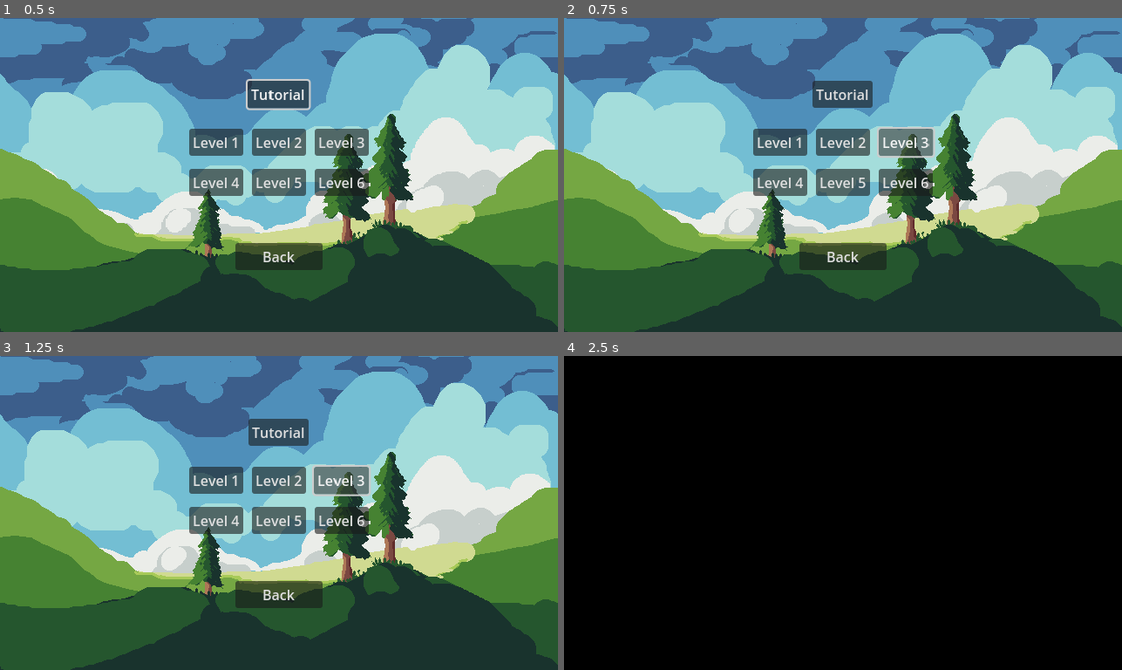
Above: before the commit, frames 1-4 (two rows, left to right).
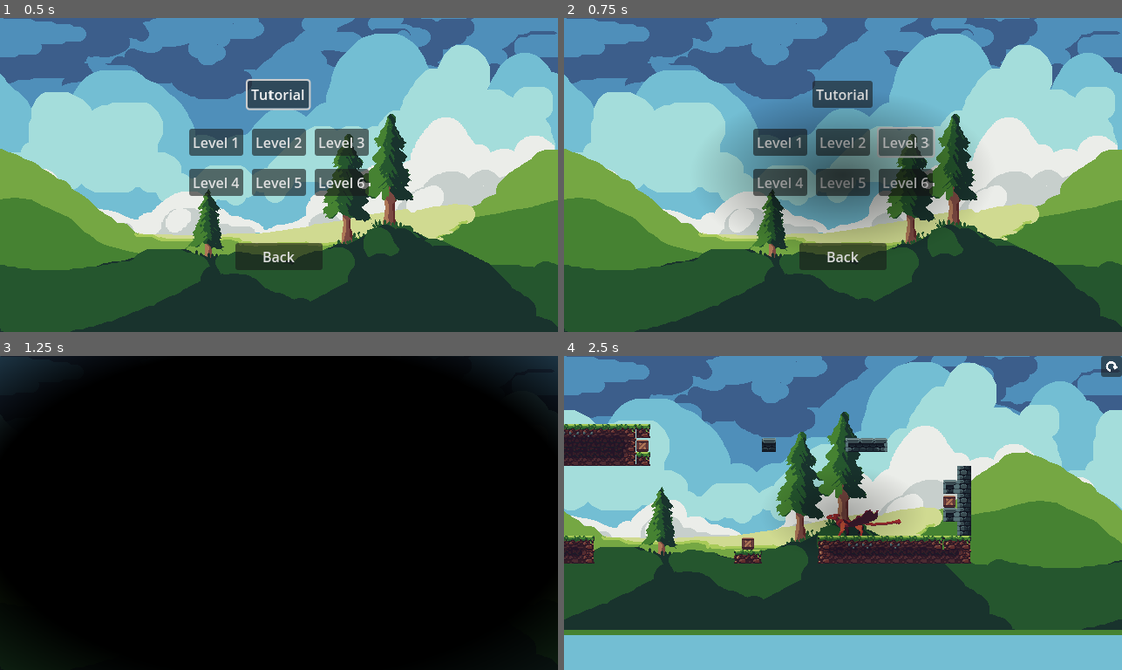
Above: after the commit, the same moments.

Repository: Robocraft999/ScalesToScale
Game: Godot game, scene res://scenes/level_select.tscn
Two runs of this game, one before a commit and one after it. Both use one fixed random seed, a clock stepped at 60 frames per second and the inputs below. This scene is started directly instead of the project's main scene. The engine's default icon, where the game draws it, is replaced by a stand-in: a white triangle on a blue panel in a dark square.
Inputs (mouse positions are in pixels of both pictures, inside the frame that each line leads up to):
- Up to frame 1 (0.5 s): no input
- Up to frame 2 (0.75 s): click "Level 3" at 0.5 s
- Up to frame 3 (1.25 s): no input
- Up to frame 4 (2.5 s): click "Level 1" at 1.25 s; click (1110, 365) at 2.02 s

Frame 1 is identical in both runs. In frame 2, 12% of the frame differs, in the area x 28-70%, y 28-72%; in frame 3, 100%, in the area x 0-100%, y 0-100%; in frame 4, 100%.

Commit message:
added level3 to levelselect

Diff:
--- a/scripts/levels/level_select.gd
+++ b/scripts/levels/level_select.gd
@@ -20,7 +20,7 @@
 
 
 func _on_level_3_pressed() -> void:
-	print("TODO: missing Level 3 or SceneName entry")
+	SceneLoader.load_level_scene_by_name(Global.SceneName.LEVEL3)
 
 
 func _on_level_4_pressed() -> void:
--- a/scripts/options_manager.gd
+++ b/scripts/options_manager.gd
@@ -9,6 +9,7 @@
 	TEST = "test",
 	LEVEL1 = "Level 1",
 	LEVEL2 = "Level 2",
+	LEVEL3 = "Level 3",
 	LEVEL_SELECT = "level_select"
 }
 
Not shown: 1 places in scenes/main_menu.tscn that only renumber resources
Not shown: 1 places in scenes/test.tscn that only renumber resources
